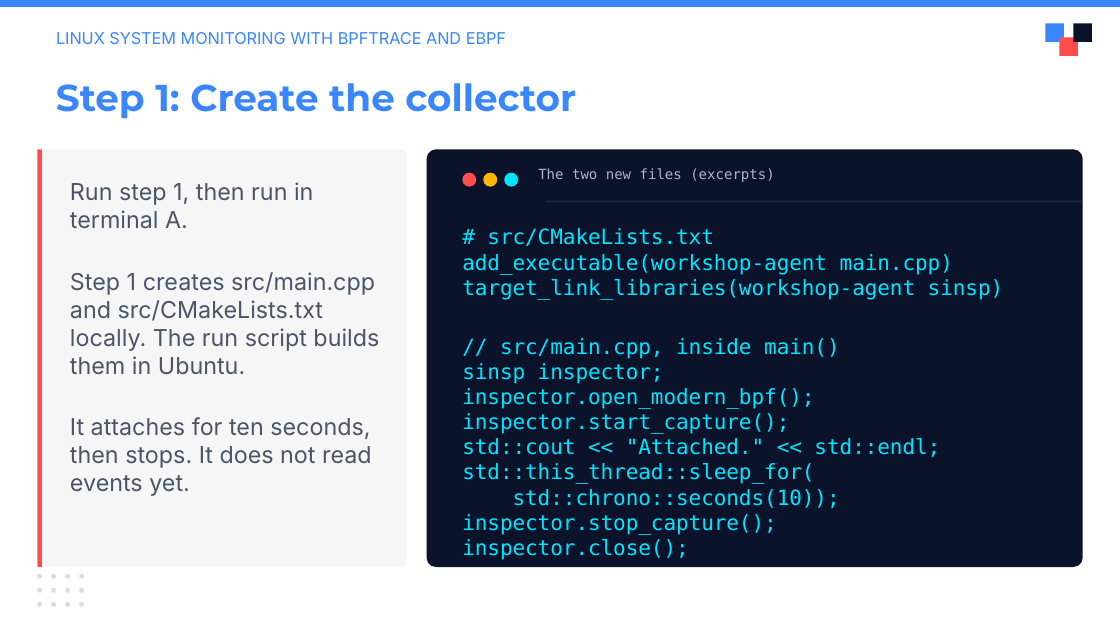
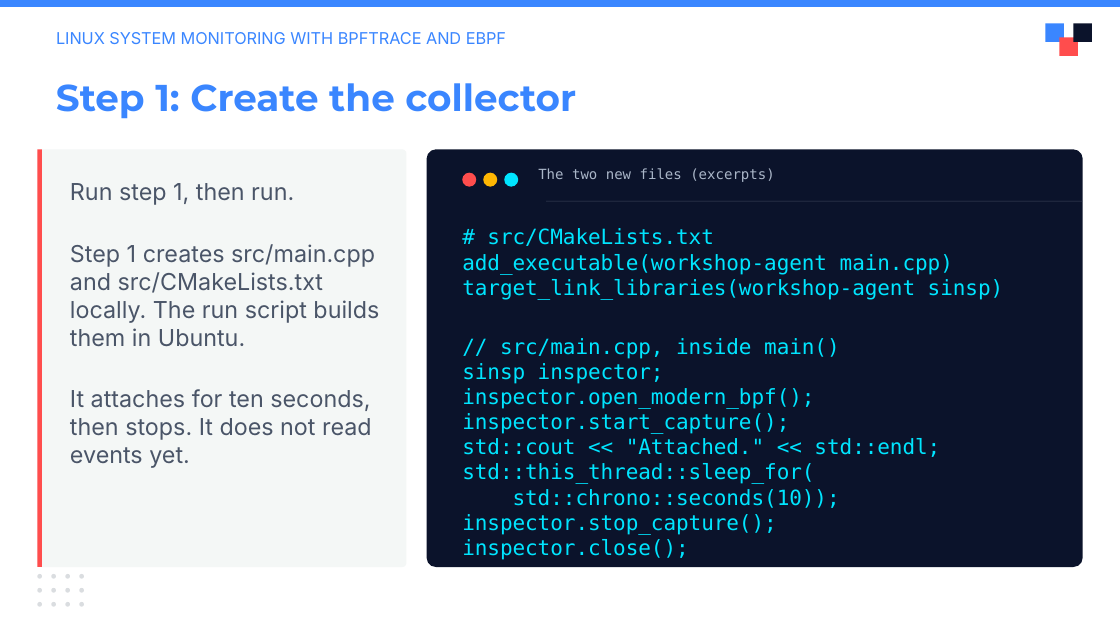
Before and after one commit to julianshalaby-perj/falco-libs-workshop, a slide deck: slide 8 of presentation/falco-libs-intro.pptx. Drawn at 1120x630 pixels with LibreOffice and Linux fonts; fonts in the diff are those of the drawing; background and template pictures are left out. Boxes give left, top, right and bottom in pixels: in the first picture for what was removed or moved away, otherwise in the second. Text is boxed around its words. In the diff, an @@ line names an element or a change of style, - is before the commit and + after.

Commit message:
Simplify slides to one terminal and explain each capture stage

```diff
--- a/presentation/falco-libs-intro.pptx
+++ b/presentation/falco-libs-intro.pptx
@@ text at (x1=70, y1=183, x2=294, y2=205): text changed @@
-Run step 1, then run in terminal A.
+Run step 1, then run.
```
Also in this commit, not shown: 9 other slides changed.
